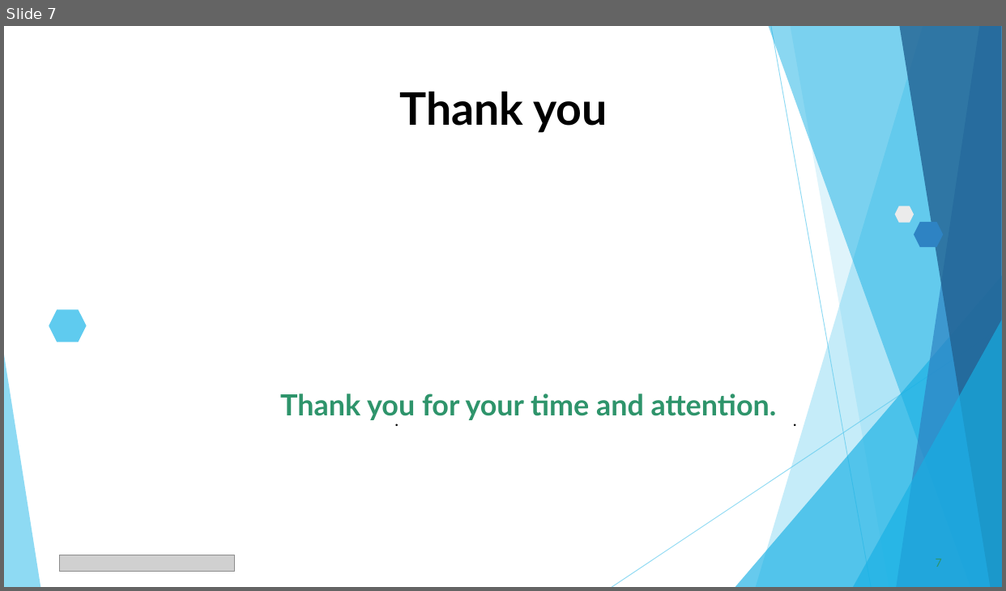
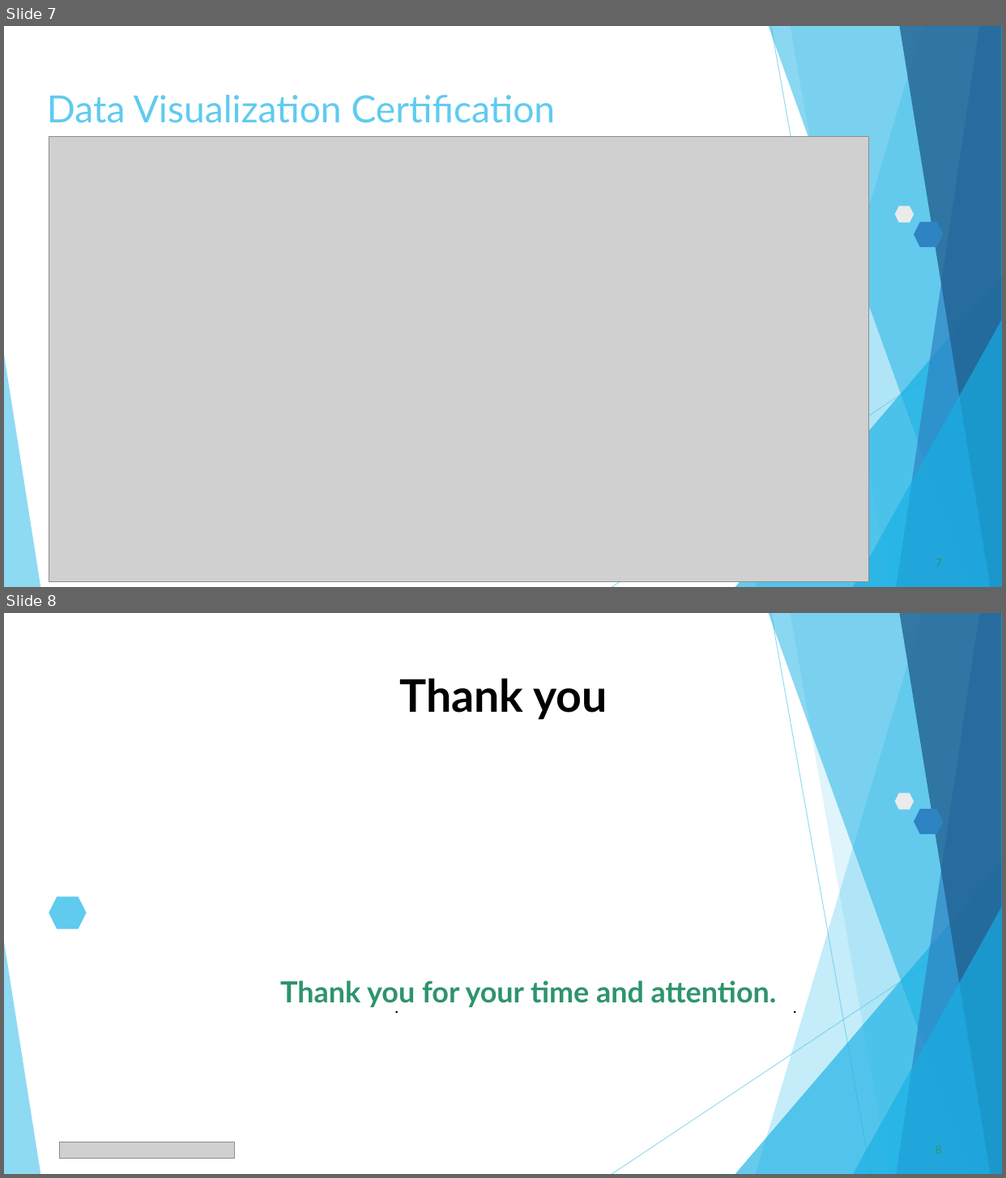
Before and after one commit to Likhitha1DA/Seasonal-Agriculture-Performance-Analysis, a slide deck: Agriculture seasonal data analysis.pptx. Shown one above the other, each under a label of ours: slide 7 before the commit, slides 7 and 8 after it. The pictures are 1006x591 and 1006x1178 pixels, drawn with LibreOffice and Linux fonts; fonts in the diff are those of the drawing; grey boxes stand for pictures. Boxes give left, top, right and bottom in pixels: in the first picture for what was removed or moved away, otherwise in the second. Text is boxed around its words. In the diff, an @@ line names an element or a change of style, - is before the commit and + after.

```diff
--- a/Agriculture seasonal data analysis.pptx
+++ b/Agriculture seasonal data analysis.pptx
@@ slide 7 added at bbox=[4, 26, 1002, 587], background #FFFFFF; not listed: 14 template elements that a slide beside it also shows @@
@@ title added at bbox=[47, 95, 556, 123], 36 pt, text #5FCBEF @@
+Data Visualization Certification
@@ picture added at bbox=[49, 136, 868, 582] @@
@@ what was slide 7 is now slide 8 @@
@@ page number at bbox=[936, 1146, 942, 1154]: text changed @@
-7
+8
```
